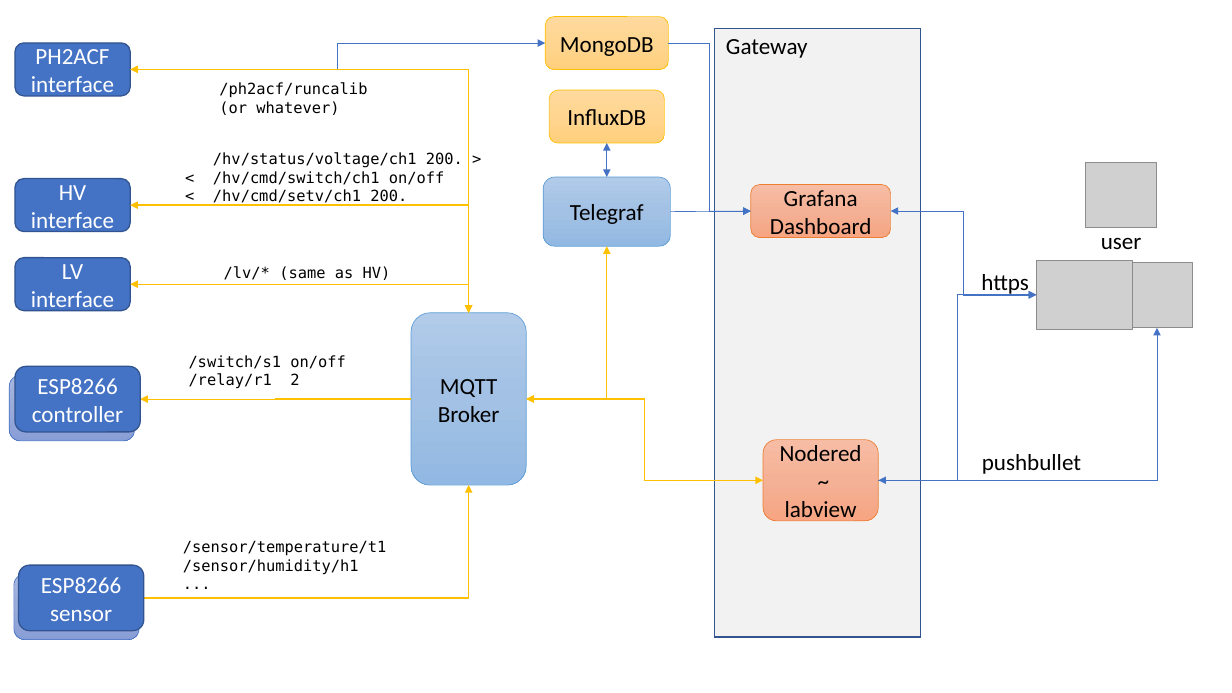
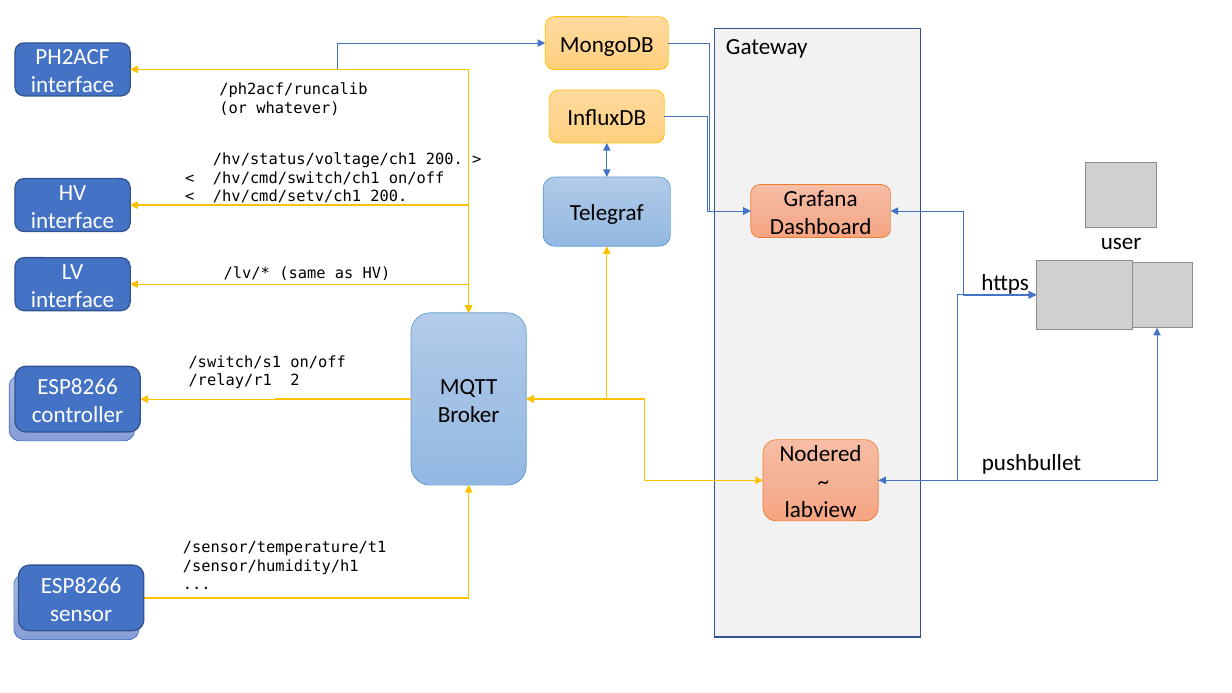
Before and after one commit to jdefaver/tracker_dcs, a slide deck: slide 1 of doc/architecture.pptx. Drawn at 1232x693 pixels with LibreOffice and Linux fonts; fonts in the diff are those of the drawing; grey boxes stand for pictures. Boxes give left, top, right and bottom in pixels: in the first picture for what was removed or moved away, otherwise in the second. Text is boxed around its words. In the diff, an @@ line names an element or a change of style, - is before the commit and + after.

```diff
--- a/doc/architecture.pptx
+++ b/doc/architecture.pptx
@@ elbow arrow added from (665, 116) to (751, 211), #4472C4 0.5 pt @@
@@ arrow removed from (671, 212) to (751, 211) @@
```
Also in this commit, not shown: 3 other files.
